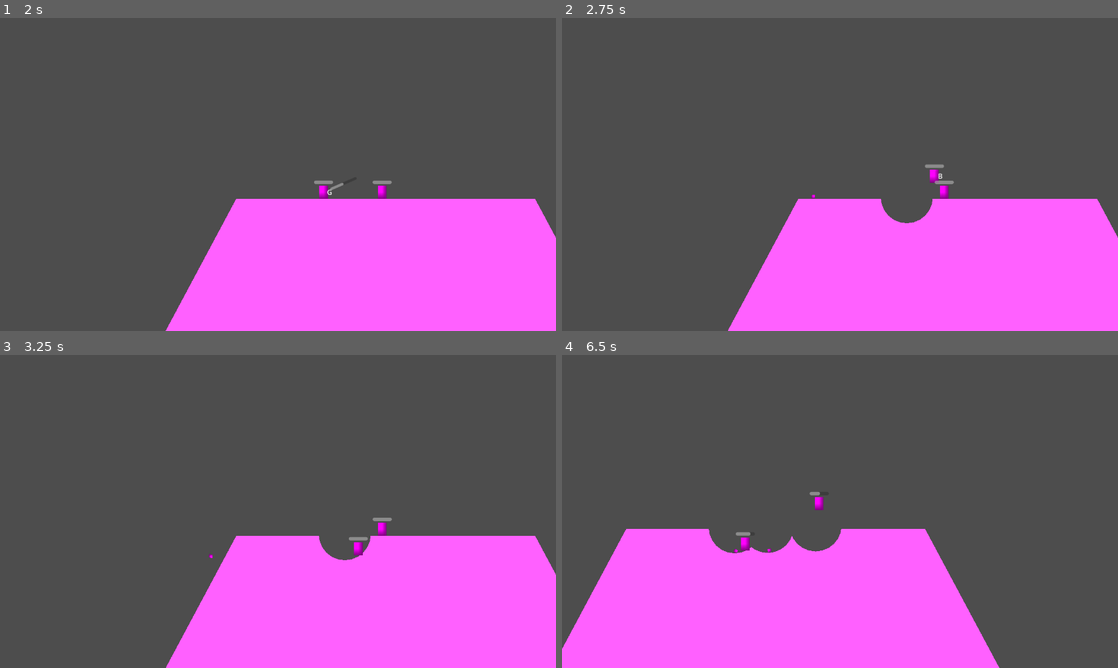
Above: before the commit, frames 1-4 (two rows, left to right).
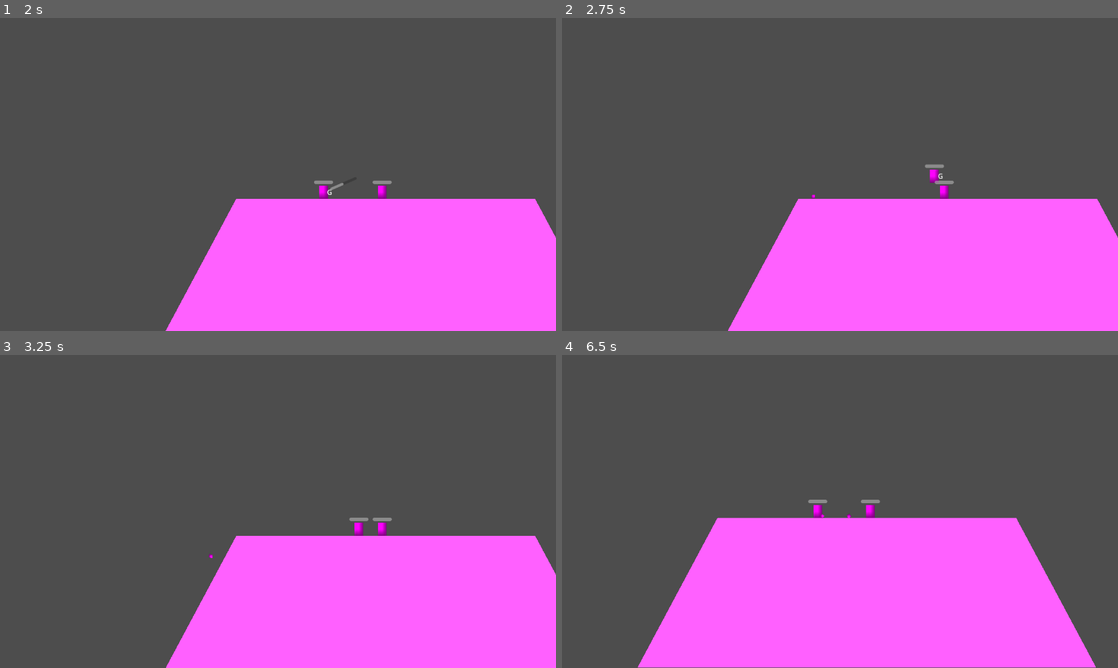
Above: after the commit, the same moments.

Repository: fredchien3/20-game-challenge
Game: Godot game, scene res://main/main.tscn
Same seed, same stepped clock (60 frames per second), same inputs: the game is played once before the commit and once after it.
Inputs (mouse positions are in pixels of both pictures, inside the frame that each line leads up to):
- Up to frame 1 (2 s): click "Start" at 0.5 s; tap Enter (ui_accept) at 1.25, 1.52 s; move the mouse to (400, 158) at 1.27 s; press the mouse at (400, 158) at 1.28 s; hold D (move_right) from 1.28 s (still down)
- Up to frame 2 (2.75 s): keep holding D (move_right); move the mouse to (728, 190) at 2.02 s; release the mouse at (728, 190) at 2.03 s; tap 2 (select_bazooka) at 2.1 s; tap Enter (ui_accept) at 2.27 s; click (728, 190) at 2.3 s
- Up to frame 3 (3.25 s): move the mouse to (333, 442) at 2.77 s; release D (move_right) at 2.78 s; hold A (move_left) from 2.78 s (still down); hold 1 (select_grenade) from 2.78 s (still down); click (333, 442) at 3.05 s
- Up to frame 4 (6.5 s): move the mouse to (812, 574) at 3.52 s; release A (move_left) at 3.53 s; release 1 (select_grenade) at 3.53 s; hold D (move_right) 3.53-5.03 s; click (812, 574) at 3.6 s; tap Enter (ui_accept) at 3.77, 4.52, 5.27 s; move the mouse to (1006, 558) at 4.27 s; press the mouse at (1006, 558) at 4.28 s; tap I at 4.35 s; tap P (debug_p) at 4.9 s; move the mouse to (673, 464) at 5.02 s; release the mouse at (673, 464) at 5.03 s; hold A (move_left) 5.03-5.78 s; click (673, 464) at 5.1 s; move the mouse to (867, 511) at 5.77 s; hold D (move_right) from 5.78 s (still down); hold 2 (select_bazooka) from 5.78 s (still down); click (867, 511) at 6.05 s

Frame 1 is identical in both runs. In frame 2, 0.6% of the frame differs, in the area x 57-69%, y 49-66%; in frame 3, 0.7%; in frame 4, 18%, in the area x 0-96%, y 43-100%.

Commit message:
Tidy up worm active logic
- Separate states for can move and can shoot to enforce only shooting once per turn

Diff:
--- a/7--worms/main/level.gd
+++ b/7--worms/main/level.gd
@@ -16,7 +16,7 @@
 	worms.sort_custom(func(a, b): return a.global_position.x < b.global_position.x)
 
 	active_worm = worms[active_worm_index]
-	active_worm.active = true
+	active_worm.set_active(true)
 	camera.global_position = active_worm.global_position
 
 	# Bind weapon spawns
@@ -38,7 +38,7 @@
 		return
 
 	if active_worm:
-		active_worm.active = false
+		active_worm.set_active(false)
 
 	active_worm_index += 1
 	if active_worm_index >= len(worms):
@@ -46,12 +46,13 @@
 
 	if worms[active_worm_index]:
 		active_worm = worms[active_worm_index]
-		active_worm.active = true
+		active_worm.set_active(true)
 		camera.global_position = active_worm.global_position
 	else:
 		cycle_active_worm()
 
 
+## Worm died but hasn't yet exploded.
 func _on_worm_died(worm: CharacterBody2D):
 	worms.remove_at(worms.find(worm))
 	if active_worm == worm:
--- a/7--worms/worm/worm.gd
+++ b/7--worms/worm/worm.gd
@@ -22,8 +22,8 @@
 @export var PowerBar: ProgressBar
 @export var WeaponLabel: Label
 
-## Whether it is this worm's turn to move and shoot
-var active = false
+var can_move = false
+var can_shoot = false
 var power := 0.0
 var health := 100.0
 
@@ -43,7 +43,7 @@
 
 # Event-based input handling
 func _input(event: InputEvent) -> void:
-	if not active:
+	if not can_shoot:
 		return
 
 	if event is InputEventMouseButton and not event.is_pressed():
@@ -58,9 +58,10 @@
 		else:
 			printerr("Weapon not implemented")
 		power = 0
+		can_shoot = false
 
 		await get_tree().create_timer(MOVEMENT_ALLOWANCE_AFTER_FIRING).timeout
-		active = false
+		can_move = false
 
 	if event.is_action_pressed("select_grenade"):
 		current_weapon = GrenadeScene
@@ -71,15 +72,14 @@
 
 
 func handle_labels():
-	if power > 0:
-		PowerBar.value = (power / max_power) * 100
-		var vec = (get_global_mouse_position() - global_position).normalized()
-		PowerBar.rotation = vec.angle()
-		PowerBar.visible = true
-	else:
-		PowerBar.visible = false
-
-	if active:
+	if can_move:
+		if can_shoot and power > 0:
+			PowerBar.value = (power / max_power) * 100
+			var vec = (get_global_mouse_position() - global_position).normalized()
+			PowerBar.rotation = vec.angle()
+			PowerBar.visible = true
+		else:
+			PowerBar.visible = false
 		WeaponLabel.visible = true
 	else:
 		WeaponLabel.visible = false
@@ -88,27 +88,32 @@
 
 
 func handle_movement_input() -> void:
-	if active:
+	if can_move:
 		if Input.is_action_just_pressed("ui_accept") and is_on_floor():
 			velocity.y = JUMP_VELOCITY
 
 	# Get the input direction and handle the movement/deceleration.
 	# As good practice, you should replace UI actions with custom gameplay actions.
 	var direction := Input.get_axis("move_left", "move_right")
-	if active and direction:
+	if can_move and direction:
 		velocity.x = direction * SPEED
 	else:
 		velocity.x = move_toward(velocity.x, 0, SPEED * 0.5)
 
 
 func handle_weapon_input(delta: float) -> void:
-	if not active:
+	if not can_shoot:
 		return
 
 	# Charge up weapon power
 	if Input.is_action_pressed("shoot"):
 		if power < max_power:
 			power += power_rate * delta
+
+
+func set_active(status: bool):
+	can_move = status
+	can_shoot = status
 
 
 ## Instantiates a grenade with the correct position and velocity, emits it
@@ -143,7 +148,7 @@
 
 
 func die_then_explode():
-	active = false
+	set_active(false)
 	died.emit(self)
 	await get_tree().create_timer(2.5).timeout
 	exploded.emit(global_position, explosion_radius)
